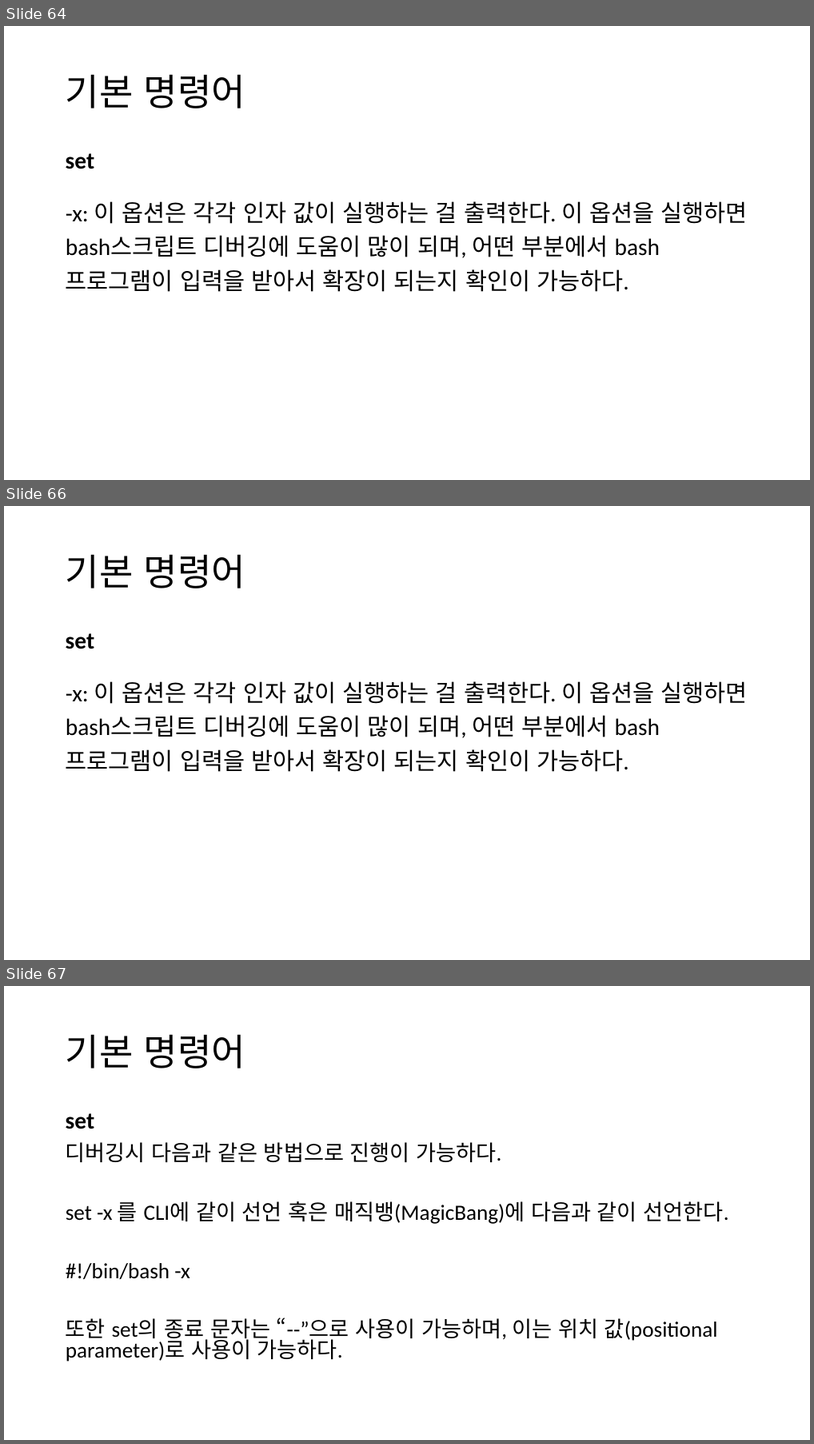
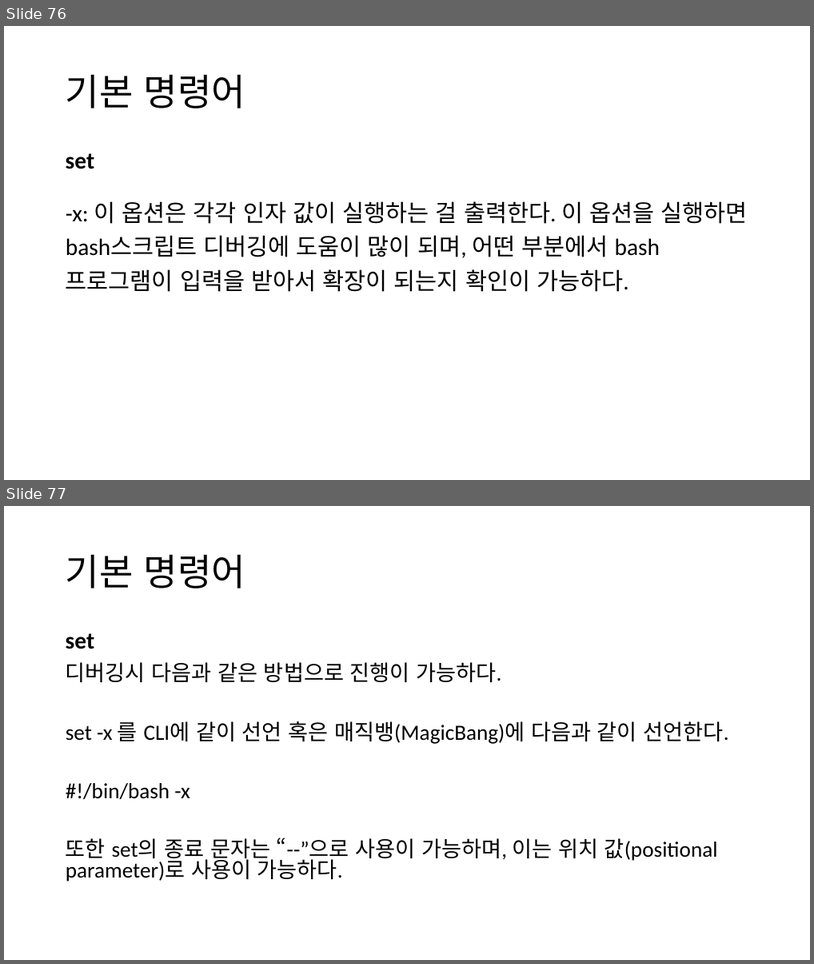
Before and after one commit to tangt64/training_memos, a slide deck: 쉘 + 앤서블.pptx. Shown one above the other, each under a label of ours: slides 64, 66 and 67 before the commit, slides 76 and 77 after it; the slides between them are not shown. The pictures are 814x1444 and 814x964 pixels, drawn with LibreOffice and Linux fonts; fonts in the diff are those of the drawing. Boxes give left, top, right and bottom in pixels: in the first picture for what was removed or moved away, otherwise in the second. Text is boxed around its words. In the diff, an @@ line names an element or a change of style, - is before the commit and + after.

```diff
--- a/쉘 + 앤서블.pptx
+++ b/쉘 + 앤서블.pptx
@@ slide 66 removed at box(4, 506, 810, 960), background #FFFFFF @@
@@ title removed at box(66, 554, 246, 588) @@
-기본 명령어
@@ text removed at box(66, 633, 94, 649) @@
-set
@@ text removed at box(66, 681, 748, 772) @@
--x: 이 옵션은 각각 인자 값이 실행하는 걸 출력한다. 이 옵션을 실행하면 bash스크립트 디버깅에 도움이 많이 되며, 어떤 부분에서 bash프로그램이 입력을 받아서 확장이 되는지 확인이 가능하다.
@@ what was slide 64 is now slide 76 @@
@@ what was slide 67 is now slide 77 @@
```
Also in this commit, not shown: 19 slides changed, 24 slides added.
